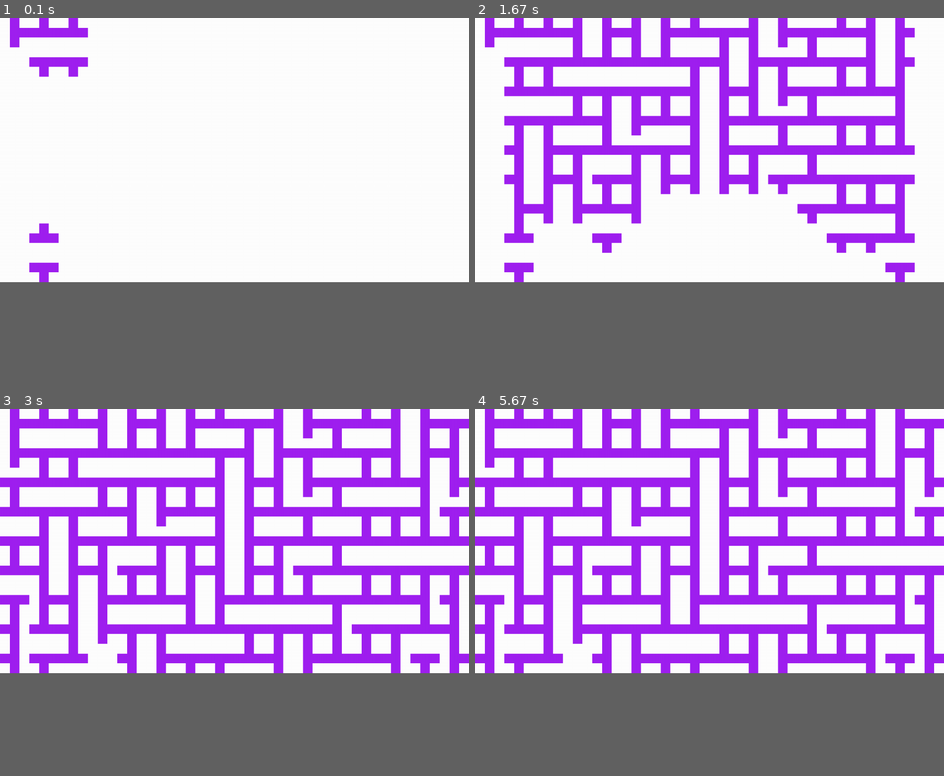
Above: before the commit, frames 1-4 (two rows, left to right).
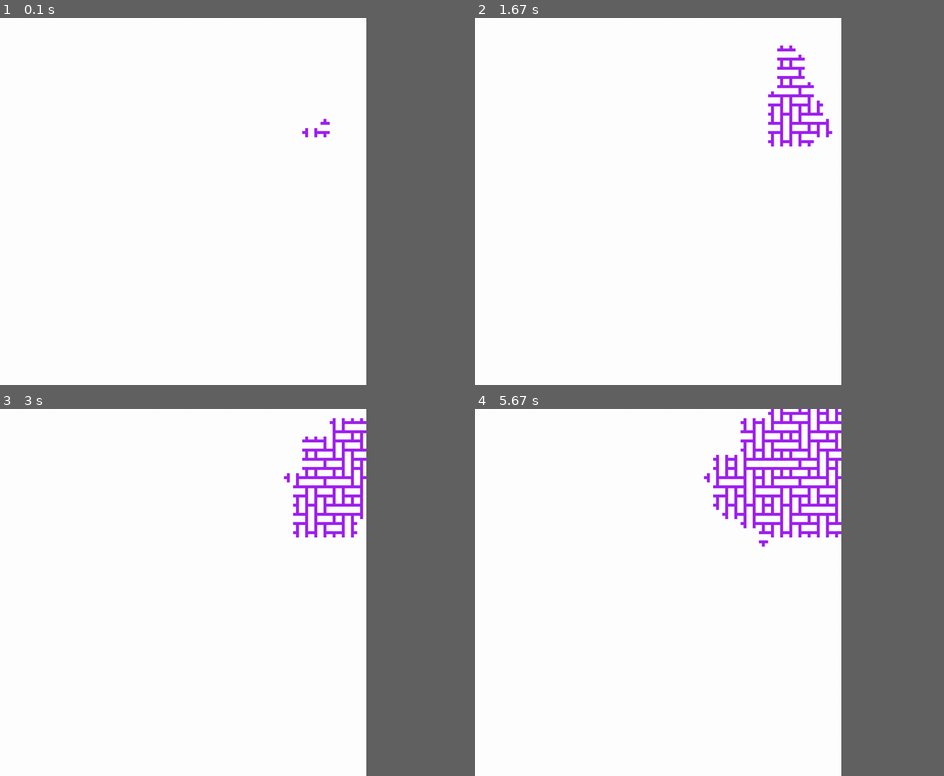
Above: after the commit, the same moments.

Repository: ImmanuelCurrah/Pygame-Wave-Function-Tile-Collapse
Game: pygame game, started from main.py
The game is run twice, just before and just after one commit, with the same random seed, the same clock (stepped at 60 frames per second) and the same inputs.
Inputs:
- Up to frame 1 (0.1 s): no input
- Up to frame 2 (1.67 s): no input
- Up to frame 3 (3 s): no input
- Up to frame 4 (5.67 s): no input
In our replay, the window is 900x506 before the commit and 703x703 after it. These sizes can differ from the game's own. Grey fills any space a smaller window leaves; there, only what the larger window draws over its background counts as a difference.

The runs differ from the first frame. In frame 1, 1.7% of the frame differs, in the area x 2-71%, y 0-72%; in frame 2, 23%; in frame 3, 33%; in frame 4, 33%, in the area x 0-100%, y 0-72%.

Commit message:
in a working state now

Diff:
--- a/cell/cell.py
+++ b/cell/cell.py
@@ -7,9 +7,10 @@
     is_collapsed = False
     cell_type: str
 
-    def __init__(self, cell_type, is_collapsed = False):
+    def __init__(self, cell_type, is_collapsed):
         self.cell_type = cell_type
         self.is_collapsed = is_collapsed
+
 
     def collapse(self, screen, x, y, cell_size, cell_type):
         self.cell_type = cell_type
--- a/entropy/entropy.py
+++ b/entropy/entropy.py
@@ -1,10 +1,17 @@
 import math
+import random
 from cell import Cell
 
 class Entropy:
 
-    def get_entropy_summary(self, grid):
-        entropy_summary = []
+    def get_lowest_entropy(self, grid):
+        lowest_score = 5
+        lowest_coords = (0, 0)
+        lowest_options = []
+        lowest_entropy_cells = []
+
+        total_options: int
+        entropy_score: int
 
         for row, row_cells in enumerate(grid):
             for col, cell in enumerate(row_cells):
@@ -23,8 +30,8 @@
 
                     top = grid[row - 1][col].cell_type if row > 0 else None
                     bottom = grid[row + 1][col].cell_type if row + 1 < len(grid) else None
-                    right = grid[row][col + 1].cell_type if col >= len(row_cells) else None
-                    left = grid[row][col - 1].cell_type if col + 1 < len(row_cells) else None
+                    right = grid[row][col + 1].cell_type if col + 1 < len(row_cells) else None
+                    left = grid[row][col - 1].cell_type if col > 0 else None
 
                     if top == "Blank Cell":
                         current_top_options.extend([t, b, r, l, blank])
@@ -34,7 +41,7 @@
                         current_top_options.extend([t, blank])
                     elif top == r:
                         current_top_options.extend([b, r, l, blank])
-                    elif top == b:
+                    elif top == l:
                         current_top_options.extend([b, r, l, blank])
 
                     if bottom == "Blank Cell":
@@ -51,18 +58,18 @@
                     if right == "Blank Cell":
                         current_right_options.extend([t, b, r, l, blank])
                     elif right == t:
-                        current_right_options.extend([t, r, b, blank])
+                        current_right_options.extend([t, l, b, blank])
                     elif right == b:
-                        current_right_options.extend([t, r, b, blank])
+                        current_right_options.extend([t, l, b, blank])
                     elif right == r:
-                        current_right_options.extend([r, b, t, blank])
+                        current_right_options.extend([l, b, t, blank])
                     elif right == l:
                         current_right_options.extend([r, blank])
 
                     if left == "Blank Tile":
                         current_left_options.extend([t, b, r, l, blank])
                     elif left == t:
-                        current_left_options.extend([b, t, r, blank])
+                        current_left_options.extend([b, r, t, blank])
                     elif left == b:
                         current_left_options.extend([b, t, r, blank])
                     elif left == r:
@@ -73,14 +80,23 @@
                     if all(not arr for arr in [current_top_options, current_bottom_options, current_right_options, current_left_options]):
                         total_options = [blank]
                         entropy_score = len(total_options)
-                        entropy_summary.append({"score": entropy_score, "options": total_options, "coords": (row, col)})
+
+                        if entropy_score <= lowest_score:
+                            lowest_score = entropy_score
+                            lowest_coords = (row, col)
+                            lowest_options = total_options
+                            lowest_entropy_cells.append({"score": lowest_score, "coords": lowest_coords, "options": lowest_options})
                     else:
                         total_options = list(set.intersection(*(set(lst) for lst in [current_top_options, current_bottom_options, current_right_options, current_left_options] if lst)))
                         entropy_score = len(total_options)
-                        entropy_summary.append({"score": entropy_score, "options": total_options, "coords": (row, col)})
 
+                        if entropy_score <= lowest_score:
+                            lowest_score = entropy_score
+                            lowest_coords = (row, col)
+                            lowest_options = total_options
+                            lowest_entropy_cells.append({"score": lowest_score, "coords": lowest_coords, "options": lowest_options})
 
-        return min(entropy_summary, key=lambda summary: summary["score"]) if len(entropy_summary) > 0 else {}
+        lowest_score_cell = min((c["score"] for c in lowest_entropy_cells), default=0)
+        lowest_matches = [c for c in lowest_entropy_cells if c["score"] == lowest_score_cell]
 
-    def is_start(self, grid):
-        return all(all(isinstance(x, Cell) for x in row) for row in grid)
+        return lowest_matches[0] if len(lowest_matches) == 1 else (random.choice(lowest_matches) if len(lowest_matches) > 1 else None)
--- a/grid/grid.py
+++ b/grid/grid.py
@@ -9,28 +9,23 @@
     grid = []
     cell_size = 0
     entropy = Entropy()
-    random_start = {}
-
     start_tetromino = random.choice(["Upright Tetromino", "Upside Down Tetromino", "Right Lateral Tetromino", "Left Lateral Tetromino"])
 
     def __init__(self, screen_width, screen_height):
-        self.cell_size = math.gcd(screen_width, screen_height)
-        self.grid = [[Cell("Blank Cell") for _ in range(screen_width // self.cell_size)] for _ in range(screen_height // self.cell_size)]
-        self.random_start["row_index"] = random.randint(0, len(self.grid) -1)
-        self.random_start["col_index"] = random.randint(0, len(self.grid[self.random_start["row_index"]]) - 1)
+        self.cell_size = 25
+        self.grid = [[Cell("Blank Cell", False) for _ in range(screen_width // self.cell_size)] for _ in range(screen_height // self.cell_size)]
+        self.grid[random.randrange(len(self.grid))][random.randrange(len(self.grid[0]))] = Cell(self.start_tetromino, True)
 
     def collapse(self, screen):
-        lowest_entropy_cell = self.entropy.get_entropy_summary(self.grid)
+        lowest = self.entropy.get_lowest_entropy(self.grid)
 
         for row, rows in enumerate(self.grid):
             for col, cell in enumerate(rows):
                 x = col * self.cell_size
                 y = row * self.cell_size
 
-                if self.entropy.is_start(self.grid) and row == self.random_start["row_index"] and col == self.random_start["col_index"]:
-                    self.grid[row][col] = Cell(self.start_tetromino, True)
-                elif len(lowest_entropy_cell) > 0:
-                    tetromino = "Blank Cell" if len(lowest_entropy_cell["options"]) == 1 else random.choice([opt for opt in lowest_entropy_cell["options"] if opt != "Blank Cell"])
-                    self.grid[lowest_entropy_cell["coords"][0]][lowest_entropy_cell["coords"][1]] = Cell(tetromino, True)
+                if lowest != None and len(lowest["options"]) >= 1:
+                    tetromino = "Blank Cell" if len(lowest["options"]) == 1 else random.choice([opt for opt in lowest["options"] if opt != "Blank Cell"])
+                    self.grid[lowest["coords"][0]][lowest["coords"][1]] = Cell(tetromino, True)
 
                 cell.draw_cell(screen, x, y, self.cell_size)
--- a/main.py
+++ b/main.py
@@ -4,8 +4,8 @@
 
 pygame.init()
 
-screen_width = 1280
-screen_height = 720
+screen_width = 1000
+screen_height = 1000
 screen = pygame.display.set_mode((screen_width, screen_height))
 
 window = Window()
@@ -16,6 +16,6 @@
     screen.fill("white")
     grid.collapse(screen)
     pygame.display.flip()
-    pygame.time.Clock().tick(60)
+    pygame.time.Clock().tick(30)
 
 pygame.quit()
--- a/tetromino/left_lateral_tetromino.py
+++ b/tetromino/left_lateral_tetromino.py
@@ -12,17 +12,7 @@
         mid = self.cell_size // 2
         half_t = self.bar_thickness // 2
 
-       # pygame.draw.rect(self.surface, self.color,(0, mid - half_t, mid - half_t, self.bar_thickness))
-        #pygame.draw.rect(self.surface, self.color, (mid - half_t, 0, self.bar_thickness, self.cell_size))
-        #creen.blit(self.surface, (x, y))
 
-
-        #pygame.draw.rect(self.surface, self.color, (mid, 0, self.cell_size, self.bar_thickness))
-        #pygame.draw.rect(self.surface, self.color, (mid - half_t, 0, mid - half_t, self.cell_size))
-        #pygame.draw.rect(self.surface, self.color, (0, 0, self.bar_thickness, self.cell_size))
-
-        # horizontal right bar
-        pygame.draw.rect(self.surface, self.color, (mid, mid - half_t, mid, self.bar_thickness))
-        # vertical left bar
+        pygame.draw.rect(self.surface, self.color, (self.bar_thickness * 2, mid - half_t, mid, self.bar_thickness))
         pygame.draw.rect(self.surface, self.color, (mid - half_t, 0, self.bar_thickness, self.cell_size))
         screen.blit(self.surface, (x, y))
--- a/tetromino/tetromino.py
+++ b/tetromino/tetromino.py
@@ -6,7 +6,6 @@
     surface: pygame.Surface
     cell_size: int
     bar_thickness: int
-
     color = "purple"
 
     @abstractmethod
